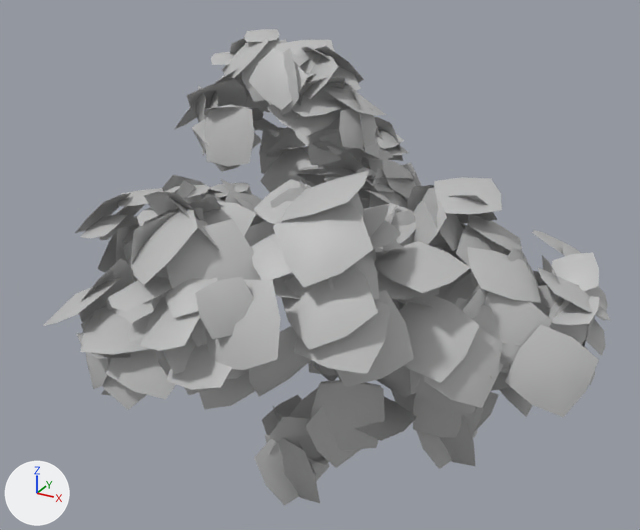
Renders of the FBX model Adventure/Content/Linda_Models/OldOak/OldOakLeaves_01.fbx from each side of a commit.
Camera for both pictures: a 50 mm lens placed at (8.75, -15.8, 14.14), pointed at (0.73, -1.22, 6.85). Arrows for +X, +Y and +Z are at lower left; the lights stay in place. Where no turn or scale is listed for an object, it has been applied to the vertices.
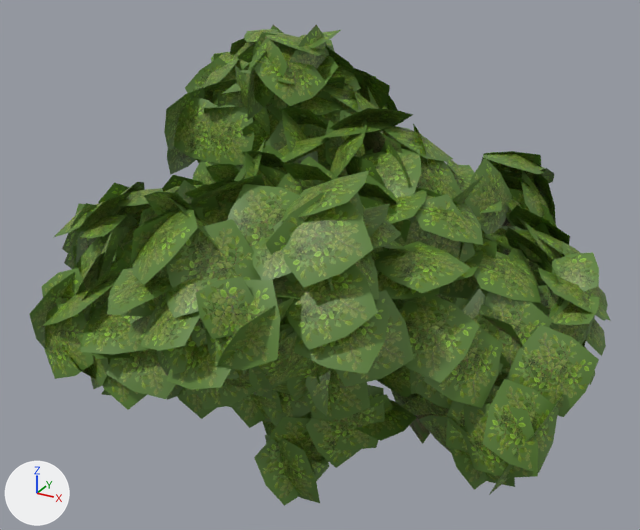
Where the newer file only moved an object's origin or applied its transform, the numbers keep the older frame.

Pixel boxes (x1, y1, x2, y2) of what changed, in the pictures (640 x 530 px; the box of a moved part takes in the faces that stretch with it):
'polySurface364', surface changed, reshaped (grey to green)
    before: (43, 29, 611, 506)
    after: (29, 25, 611, 506)
part 1 of me_mesh, moved or reshaped
    before: (431, 241, 471, 274)
    after: (389, 155, 461, 200)
part 2 of me_mesh, moved or reshaped (not visible before)
    after: (270, 136, 330, 166)
part 3 of me_mesh, moved or reshaped
    before: (503, 247, 511, 255)
    after: (541, 211, 565, 257)
part 4 of me_mesh, moved or reshaped
    before: (471, 270, 479, 287)
    after: (452, 175, 484, 204)
part 5 of me_mesh, moved or reshaped (not visible before)
    after: (213, 67, 247, 107)
part 6 of me_mesh, moved or reshaped
    before: (320, 380, 381, 388)
    after: (305, 370, 331, 420)
part 7 of me_mesh, moved or reshaped (not visible afterwards)
    before: (413, 394, 484, 438)
part 8 of me_mesh, moved or reshaped
    before: (475, 392, 499, 431)
    after: (304, 369, 371, 419)
part 9 of me_mesh, moved or reshaped (not visible afterwards)
    before: (444, 273, 476, 305)
part 10 of me_mesh, moved or reshaped
    before: (440, 415, 475, 466)
    after: (365, 175, 396, 251)
part 11 of me_mesh, moved or reshaped (not visible afterwards)
    before: (416, 430, 478, 469)
part 12 of me_mesh, moved or reshaped
    before: (137, 210, 158, 226)
    after: (358, 183, 397, 204)
part 13 of me_mesh, added (green)
    after: (230, 396, 265, 428)
part 14 of me_mesh, added
    after: (242, 162, 286, 187)
part 15 of me_mesh, added (green)
    after: (29, 25, 570, 495)
part 16 of me_mesh, surface changed (grey to green)
    both: (43, 29, 611, 506)

The change, as a diff of the scene's bpy script:
```diff
--- a/Adventure/Content/Linda_Models/OldOak/OldOakLeaves_01.fbx.py
+++ b/Adventure/Content/Linda_Models/OldOak/OldOakLeaves_01.fbx.py
@@ mat_oldoakleaves_01_mat @@
 mat_oldoakleaves_01_mat = principled_material('OldOakLeaves_01_mat')
-mat_oldoakleaves_01_mat.base_color = (0.5, 0.5, 0.5)  # grey #bcbcbc
+mat_oldoakleaves_01_mat.texture = img_oldoakleaves_01_basecolor_png  # with its transparency
@@ me_mesh @@
-me_mesh.from_pydata(...)  # 3267 vertices, 2904 faces; spans x -4.86..6.48, y -6.57..4.43, z 2.96..10.87
+me_mesh.from_pydata(...)  # 6300 vertices, 5568 faces; spans x -5.36..6.48, y -6.57..4.43, z 2.96..11.33
+# me_mesh part 1: the loose piece of 9 vertices spanning x 2.35..3.67, y 0.39..1.36, z 6.11..7.35 is multiplied about its middle by the matrix ((-0.462, 0.867, -0.188), (-0.803, -0.499, -0.326), (-0.377, 0.0, 0.926)), then moved by (-0.28, -1.42, 2.07)
+# me_mesh part 2: the loose piece of 9 vertices spanning x -2.39..-1.35, y -2.03..-0.43, z 4.38..5.67 is multiplied about its middle by the matrix ((-0.082, 0.933, 0.349), (0.67, 0.311, -0.674), (-0.738, 0.179, -0.651)), then moved by (1.84, 0.44, 4.04)
+# me_mesh part 3: the loose piece of 9 vertices spanning x 3.07..4.17, y 1.12..2.04, z 6.39..7.3 is multiplied about its middle by the matrix ((-0.564, 0.214, 0.798), (0.531, 0.834, 0.152), (-0.633, 0.509, -0.583)), then moved by (1.06, -0.03, 0.26)
+# me_mesh part 4: the loose piece of 9 vertices spanning x 3.15..3.99, y 0.32..1.97, z 5.63..7.05 is multiplied about its middle by the matrix ((0.637, -0.658, 0.401), (-0.537, -0.005, 0.844), (-0.553, -0.753, -0.357)), then moved by (-0.29, -1.79, 2.12)
+# me_mesh part 5: the loose piece of 9 vertices spanning x -3.32..-2.99, y -2.87..-1.31, z 5.22..6.8 is multiplied about its middle by the matrix ((-0.3, 0.953, 0.045), (0.583, 0.22, -0.782), (-0.755, -0.208, -0.622)), then moved by (0.1, 3.96, 3.43)
+# me_mesh part 6: the loose piece of 9 vertices spanning x 1.38..2.56, y -2.67..-1.81, z 3.66..5.03 is multiplied about its middle by the matrix ((0.655, -0.736, 0.173), (0.366, 0.509, 0.779), (-0.661, -0.447, 0.602)), then moved by (0.34, -1.29, 1.63)
+# me_mesh part 7: the loose piece of 9 vertices spanning x 3.17..4.39, y -1.81..-1.06, z 3.9..5.26 is multiplied about its middle by the matrix ((0.766, 0.434, -0.475), (-0.296, 0.893, 0.339), (0.571, -0.119, 0.812)), then moved by (-3.51, -0.38, 2.44)
+# me_mesh part 8: the loose piece of 9 vertices spanning x 3.13..4.55, y -1.32..-0.55, z 3.56..4.99 is multiplied about its middle by the matrix ((0.528, 0.555, -0.643), (-0.308, 0.831, 0.463), (0.792, -0.046, 0.609)), then moved by (-1.47, -2.73, 1.66)
+# me_mesh part 9: the loose piece of 9 vertices spanning x 2.87..3.54, y 0.29..1.69, z 4.78..6.28 is multiplied about its middle by the matrix ((-0.7, 0.634, -0.328), (0.239, -0.225, -0.945), (-0.673, -0.74, 0.006)), then moved by (-5.9, 2.06, 1.31)
+# me_mesh part 10: the loose piece of 9 vertices spanning x 3.0..4.4, y -1.44..-0.98, z 3.07..4.48 is multiplied about its middle by the matrix ((-0.857, 0.344, 0.383), (-0.247, -0.927, 0.281), (0.452, 0.147, 0.88)), then moved by (-1.62, -0.65, 4.57)
+# me_mesh part 11: the loose piece of 9 vertices spanning x 3.16..4.13, y -1.69..-0.46, z 3.1..4.55 is multiplied about its middle by the matrix ((0.939, -0.342, -0.021), (0.018, -0.012, 1.0), (-0.342, -0.94, -0.005)), then moved by (0.13, -0.18, 1.11)
+# me_mesh part 12: the loose piece of 9 vertices spanning x -1.6..-0.19, y -4.4..-3.05, z 8.33..8.54 is multiplied about its middle by the matrix ((-0.75, 0.66, 0.038), (-0.385, -0.483, 0.787), (0.538, 0.575, 0.616)), then moved by (3.09, 1.96, 0.31)
+# me_mesh part 13: the loose piece of 9 vertices spanning x 0.89..2.31, y -3.7..-2.93, z 3.45..4.88 is copied, and the copy is multiplied about its middle by the matrix ((0.877, -0.478, -0.038), (0.245, 0.379, 0.892), (-0.412, -0.792, 0.45)), then moved by (-1.07, 0.05, 0.93); it spans x 0.05..1.02, y -3.88..-2.65, z 4.37..5.82
+# me_mesh part 14: the loose piece of 9 vertices spanning x -0.62..0.82, y -4.27..-3.11, z 8.08..9.11 is copied, and the copy is multiplied about its middle by the matrix ((-0.697, 0.301, -0.651), (-0.428, 0.553, 0.715), (0.575, 0.777, -0.256)), then moved by (-0.06, 1.81, -0.25); it spans x -0.73..0.81, y -2.01..-1.7, z 7.58..9.12
+# me_mesh part 15: 2952 vertices added at x -5.36..6.09, y -6.22..4.26, z 3.03..11.33
+# me_mesh part 16: 2736 kept faces spanning x -4.86..6.48, y -6.57..4.43, z 2.96..10.87 get new texture (UV) coordinates
 me_mesh.materials.append(mat_oldoakleaves_01_mat)
```
